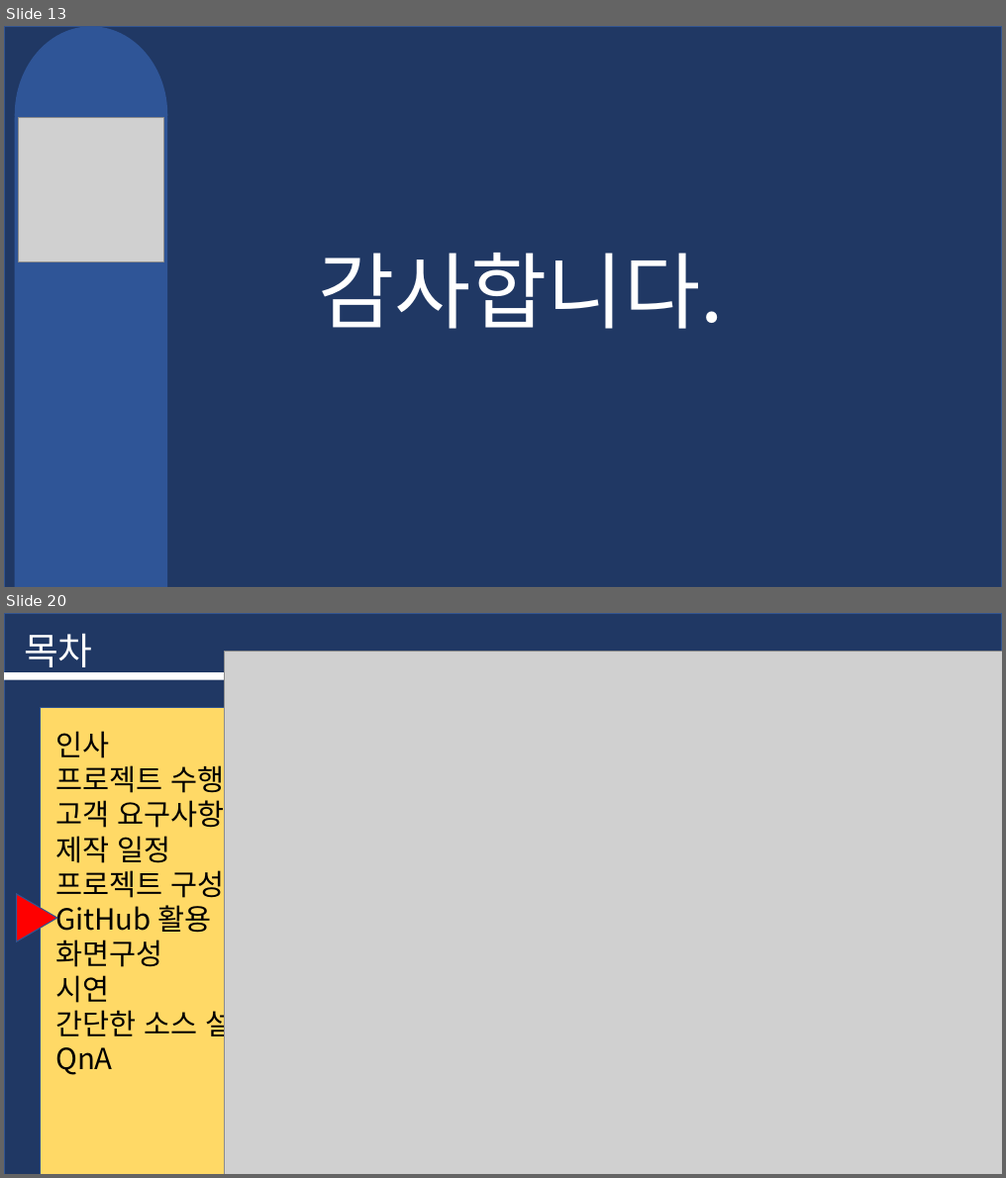
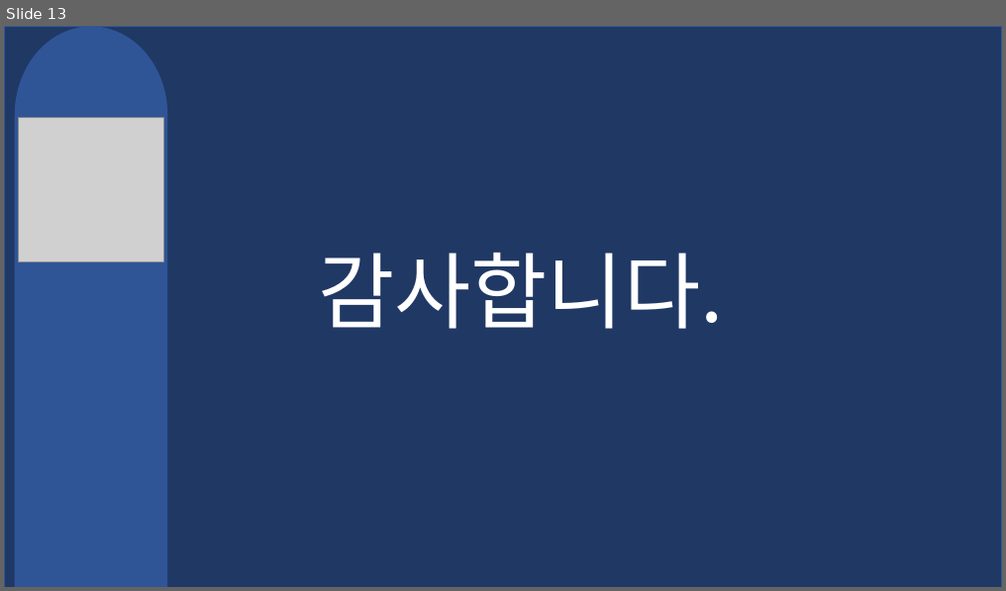
Before and after one commit to sjin9696/SqlDatabaseProject, a slide deck: 문서자료/03. 최종 발표 제출 자료/프로젝트B 발표 PPT .pptx. Shown one above the other, each under a label of ours: slides 13 and 20 before the commit, slide 13 after it; the slides between them are not shown. The pictures are 1006x1178 and 1006x591 pixels, drawn with LibreOffice and Linux fonts; fonts in the diff are those of the drawing; grey boxes stand for pictures; background and template pictures are left out. Boxes give left, top, right and bottom in pixels: in the first picture for what was removed or moved away, otherwise in the second. Text is boxed around its words. In the diff, an @@ line names an element or a change of style, - is before the commit and + after.

```diff
--- a/문서자료/03. 최종 발표 제출 자료/프로젝트B 발표 PPT .pptx
+++ b/문서자료/03. 최종 발표 제출 자료/프로젝트B 발표 PPT .pptx
@@ slide 20 removed at (4, 613, 1002, 1174), background #FFFFFF @@
@@ rectangle removed at (4, 613, 1002, 1174) @@
@@ text removed at (24, 633, 93, 675) @@
-목차
@@ picture removed at (224, 651, 1002, 1174) @@
@@ picture removed at (224, 652, 1002, 1174) @@
@@ rectangle removed at (4, 672, 291, 680) @@
@@ rectangle removed at (40, 708, 411, 1174) @@
@@ text removed at (55, 731, 305, 1075) @@
-인사
-프로젝트 수행조직도
-고객 요구사항
-제작 일정
-프로젝트 구성도
-GitHub 활용
-화면구성
-시연
-간단한 소스 설명
-QnA
@@ triangle removed at (16, 894, 57, 942) @@
```
Also in this commit, not shown: 5 slides changed, 7 other slides removed, 2 other files.
